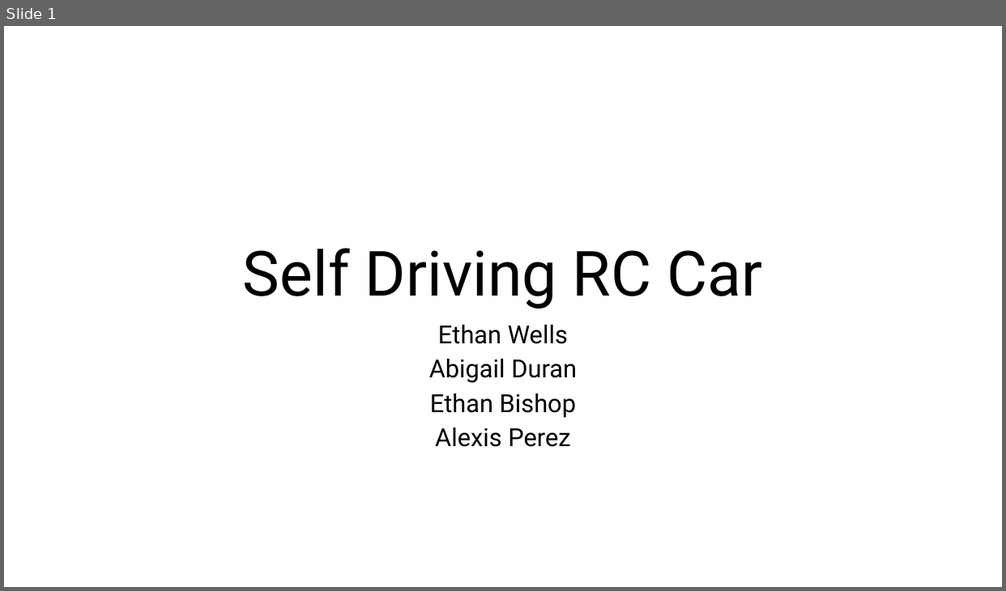
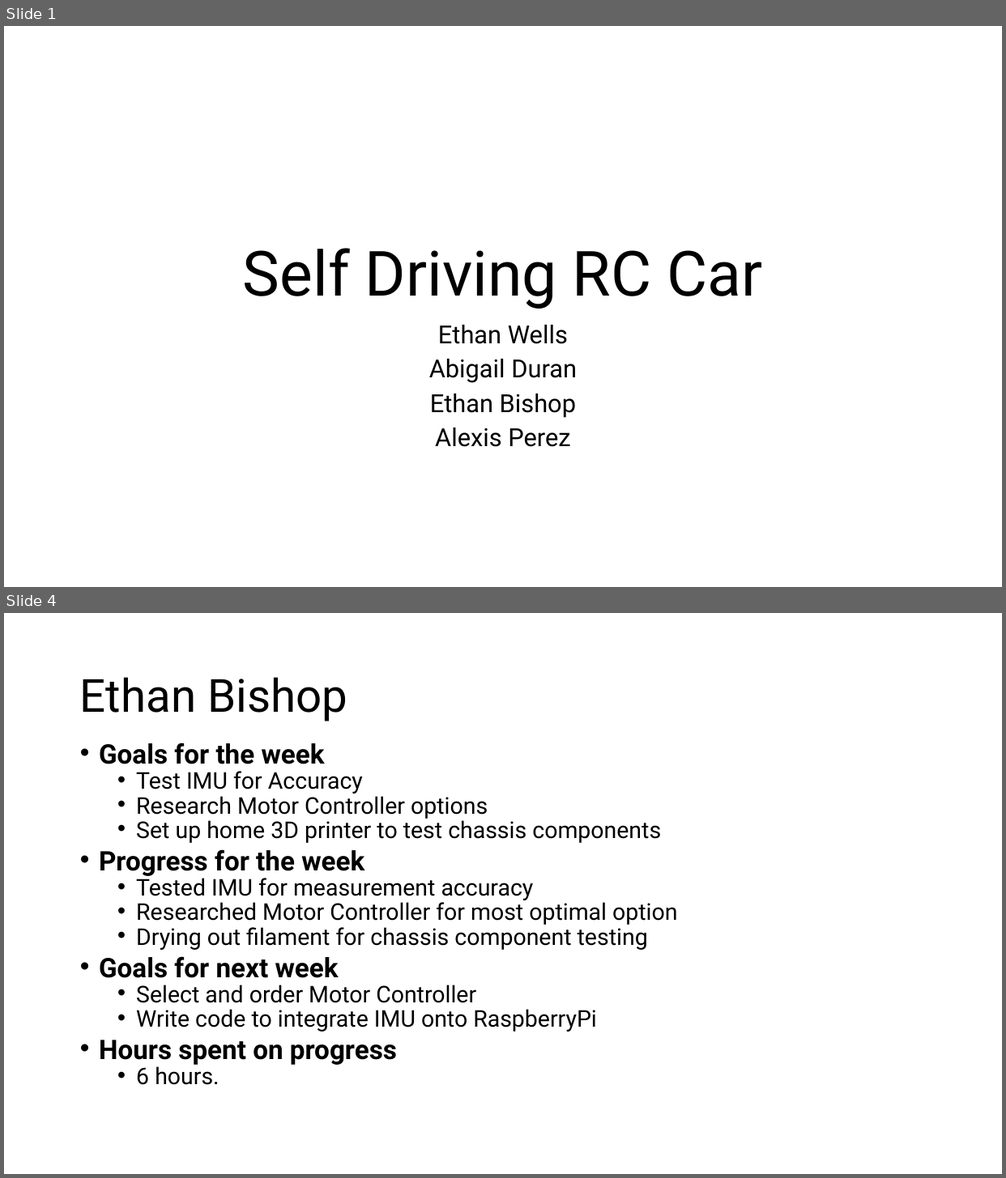
Before and after one commit to EthanWellsSr/Self-Driving-RC-Car, a slide deck: Weekly Reports/Week 4/Self-Driving-RC-Car - Week 4.pptx. Shown one above the other, each under a label of ours: slide 1 before the commit, slides 1 and 4 after it; the slides between them are not shown. The pictures are 1006x591 and 1006x1178 pixels, drawn with LibreOffice and Linux fonts; fonts in the diff are those of the drawing. Boxes give left, top, right and bottom in pixels: in the first picture for what was removed or moved away, otherwise in the second. Text is boxed around its words. In the diff, an @@ line names an element or a change of style, - is before the commit and + after.

Commit message:
Assemble Week 4 deck and archive to Week 4/

```diff
--- a/Weekly Reports/Week 4/Self-Driving-RC-Car - Week 4.pptx
+++ b/Weekly Reports/Week 4/Self-Driving-RC-Car - Week 4.pptx
@@ slide 4 added at [4,613,1002,1174], background #FFFFFF @@
@@ title added at [80,677,347,722], 44 pt, text #000000 @@
+Ethan Bishop
@@ text added at [99,743,677,1085], 22.2 pt, text #000000 @@
+• Goals for the week
+  • Test IMU for Accuracy
+  • Research Motor Controller options
+  • Set up home 3D printer to test chassis components
+• Progress for the week
+  • Tested IMU for measurement accuracy
+  • Researched Motor Controller for most optimal option
+  • Drying out filament for chassis component testing
+• Goals for next week
+  • Select and order Motor Controller
+  • Write code to integrate IMU onto RaspberryPi
+• Hours spent on progress
+  • 6 hours.
```
Also in this commit, not shown: 3 other slides added, 1 slide removed, 1 other file.
